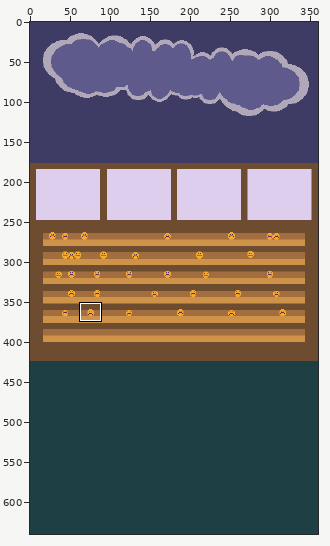
A pixel-art file gets an edit: assets/perry_run/background.aseprite. The picture above shows the old version from afar; the outline marks the close-up.
Close-up. Before the edit:
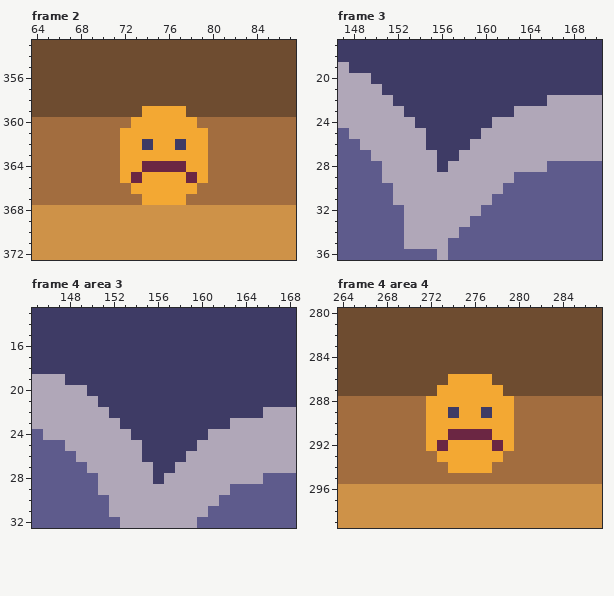
360x640 pixels, 16 frames. Shown: frame 2: x 64..87, y 353..372; frame 3: x 147..170, y 17..36; frame 4 area 3: x 145..168, y 13..32; frame 4 area 4: x 264..287, y 280..299. The commit also changed other frames or places, which this record leaves out.
Once edited:
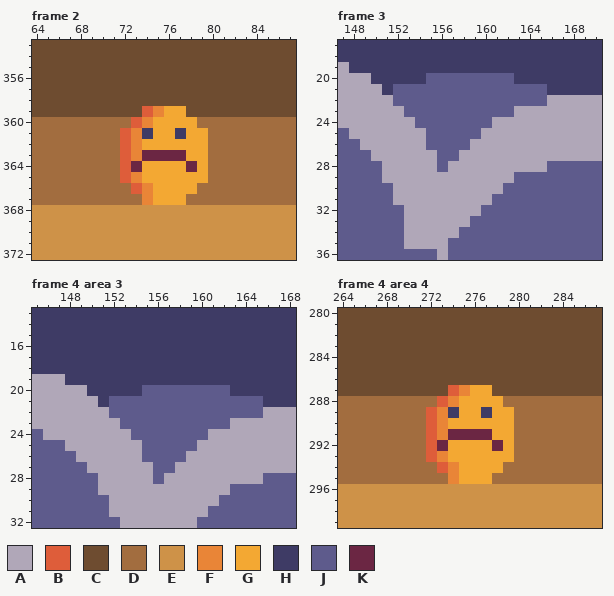
Palette (. is transparent): A #b0a7b8  B #de5d3a  C #6e4c30  D #a26d3f  E #ce9248  F #e98537  G #f3a833  H #3e3b65  J #5e5b8c  K #6b2643
The edit:
--- frame 2, layers "foreground/1", "foreground/2"
@@ x 70..80 @@
 358 CCCCCCCCCCC
-359 CCCCGGGGCCC
-360 DDDGGGGGGDD
-361 DDGGGGGGGGD
-362 DDGGHGGHGGD
-363 DDGGGGGGGGD
-364 DDGGKKKKGGD
-365 DDGKGGGGKGD
-366 DDDGGGGGGDD
-367 DDDDGGGGDDD
+359 CCCCBFGGCCC
+360 DDDBFGGGGDD
+361 DDBFHGGHGGD
+362 DDBFGGGGGGD
+363 DDBFKKKKGGD
+364 DDBKGGGGKGD
+365 DDBFGGGGGGD
+366 DDDBFGGGGDD
+367 DDDDFGGGDDD
 368 EEEEEEEEEEE
--- frame 3, layer "background/2"
@@ x 147..170 @@
 19 AHHHHHHHHHHHHHHHHHHHHHHH
-20 AAAHHHHHHHHHHHHHHHHHHHHH
-21 AAAAHHHHHHHHHHHHHHHHHHHH
-22 AAAAAHHHHHHHHHHHHHHAAAAA
-23 AAAAAAHHHHHHHHHHAAAAAAAA
-24 AAAAAAAHHHHHHHAAAAAAAAAA
-25 JAAAAAAAHHHHHAAAAAAAAAAA
-26 JJAAAAAAHHHHAAAAAAAAAAAA
-27 JJJAAAAAAHHAAAAAAAAAAAAA
-28 JJJJAAAAAHAAAAAAAAAJJJJJ
+20 AAAHHHHHJJJJJJJJHHHHHHHH
+21 AAAAHJJJJJJJJJJJJJJHHHHH
+22 AAAAAJJJJJJJJJJJJJJAAAAA
+23 AAAAAAJJJJJJJJJJAAAAAAAA
+24 AAAAAAAJJJJJJJAAAAAAAAAA
+25 JAAAAAAAJJJJJAAAAAAAAAAA
+26 JJAAAAAAJJJJAAAAAAAAAAAA
+27 JJJAAAAAAJJAAAAAAAAAAAAA
+28 JJJJAAAAAJAAAAAAAAAJJJJJ
 29 JJJJAAAAAAAAAAAAJJJJJJJJ
--- frame 4 area 3, layer "background/2"
@@ x 145..168 @@
 19 AAAHHHHHHHHHHHHHHHHHHHHH
-20 AAAAAHHHHHHHHHHHHHHHHHHH
-21 AAAAAAHHHHHHHHHHHHHHHHHH
-22 AAAAAAAHHHHHHHHHHHHHHAAA
-23 AAAAAAAAHHHHHHHHHHAAAAAA
-24 JAAAAAAAAHHHHHHHAAAAAAAA
-25 JJJAAAAAAAHHHHHAAAAAAAAA
-26 JJJJAAAAAAHHHHAAAAAAAAAA
-27 JJJJJAAAAAAHHAAAAAAAAAAA
-28 JJJJJJAAAAAHAAAAAAAAAJJJ
+20 AAAAAHHHHHJJJJJJJJHHHHHH
+21 AAAAAAHJJJJJJJJJJJJJJHHH
+22 AAAAAAAJJJJJJJJJJJJJJAAA
+23 AAAAAAAAJJJJJJJJJJAAAAAA
+24 JAAAAAAAAJJJJJJJAAAAAAAA
+25 JJJAAAAAAAJJJJJAAAAAAAAA
+26 JJJJAAAAAAJJJJAAAAAAAAAA
+27 JJJJJAAAAAAJJAAAAAAAAAAA
+28 JJJJJJAAAAAJAAAAAAAAAJJJ
 29 JJJJJJAAAAAAAAAAAAJJJJJJ
--- frame 4 area 4, layers "foreground/2", "foreground/3"
@@ x 270..281 @@
 285 CCCCCCCCCCCC
-286 CCCCGGGGCCCC
-287 CCCGGGGGGCCC
-288 DDGGGGGGGGDD
-289 DDGGHGGHGGDD
-290 DDGGGGGGGGDD
-291 DDGGKKKKGGDD
-292 DDGKGGGGKGDD
-293 DDDGGGGGGDDD
-294 DDDDGGGGDDDD
-295 DDDDDDDDDDDD
+286 CCCCCCCCCCCC
+287 CCCCBFGGCCCC
+288 DDDBFGGGGDDD
+289 DDBFHGGHGGDD
+290 DDBFGGGGGGDD
+291 DDBFKKKKGGDD
+292 DDBKGGGGKGDD
+293 DDBFGGGGGGDD
+294 DDDBFGGGGDDD
+295 DDDDFGGGDDDD
 296 EEEEEEEEEEEE
Pixel boxes of the changes (left, top, right, bottom) in both close-ups:
changed: (120, 106, 197, 205)
changed: (393, 73, 547, 172)
changed: (109, 385, 263, 484)
changed: (426, 374, 514, 484)
